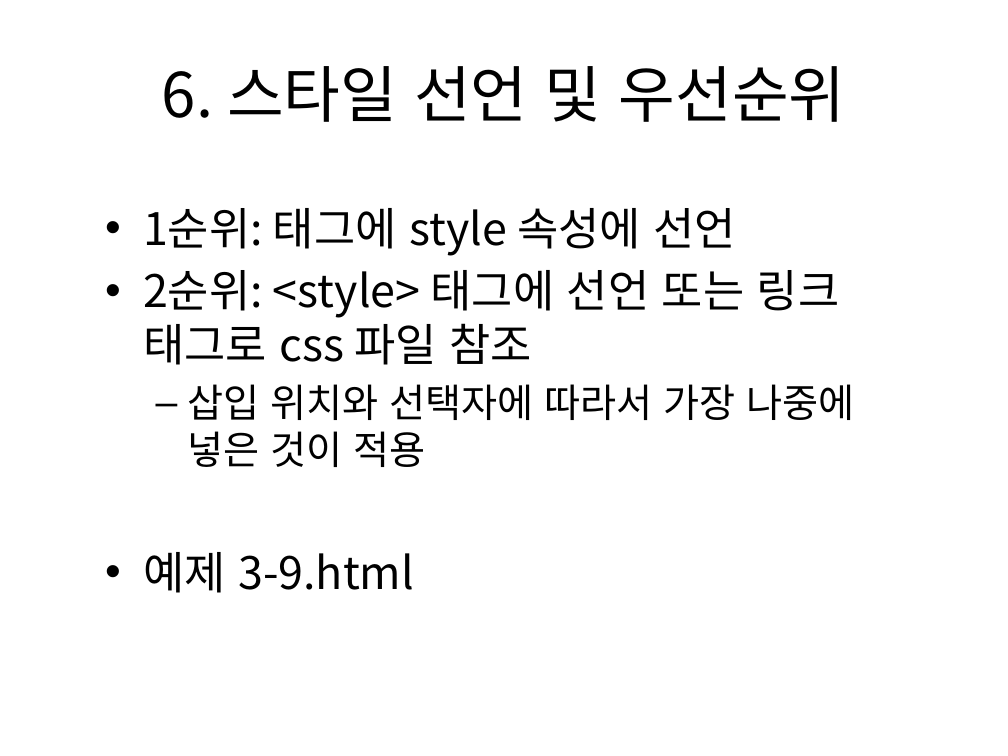
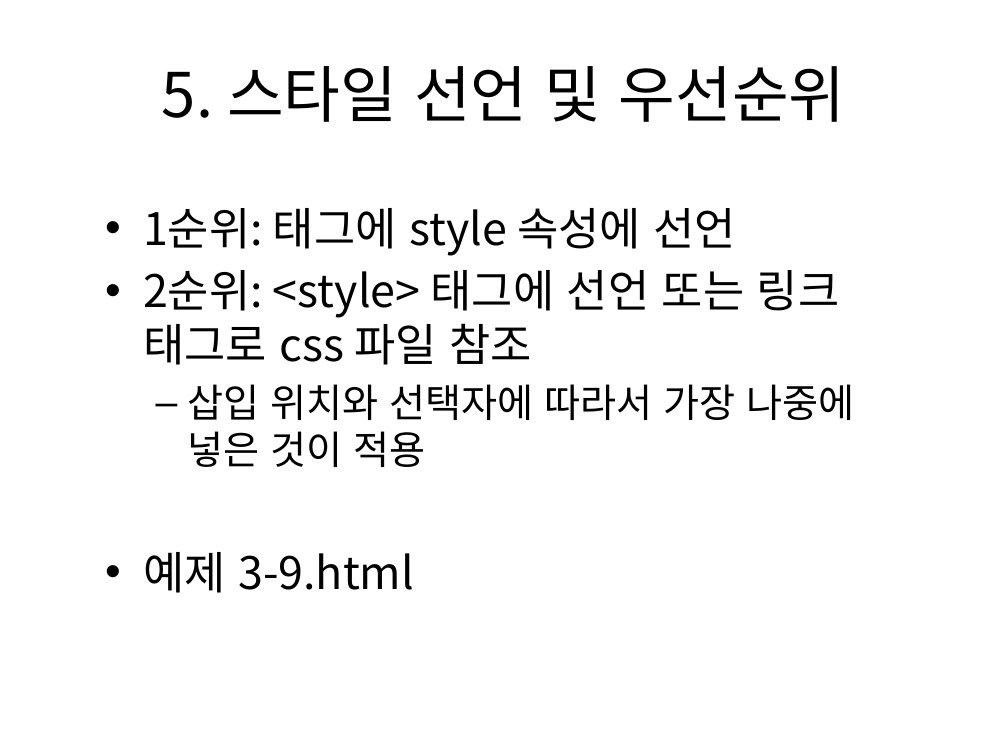
Before and after one commit to kdkcom1234/git2021, a slide deck: slide 8 of 1-html-css/03. CSS3 선택자 및 스타일 속성(1).pptx. Drawn at 1008x756 pixels with LibreOffice and Linux fonts; fonts in the diff are those of the drawing. Boxes give left, top, right and bottom in pixels: in the first picture for what was removed or moved away, otherwise in the second. Text is boxed around its words. In the diff, an @@ line names an element or a change of style, - is before the commit and + after.

```diff
--- a/1-html-css/03. CSS3 선택자 및 스타일 속성(1).pptx
+++ b/1-html-css/03. CSS3 선택자 및 스타일 속성(1).pptx
@@ title at (162,66,846,122): text changed @@
-6. 스타일 선언 및 우선순위
+5. 스타일 선언 및 우선순위
```
Also in this commit, not shown: 12 other slides changed.
